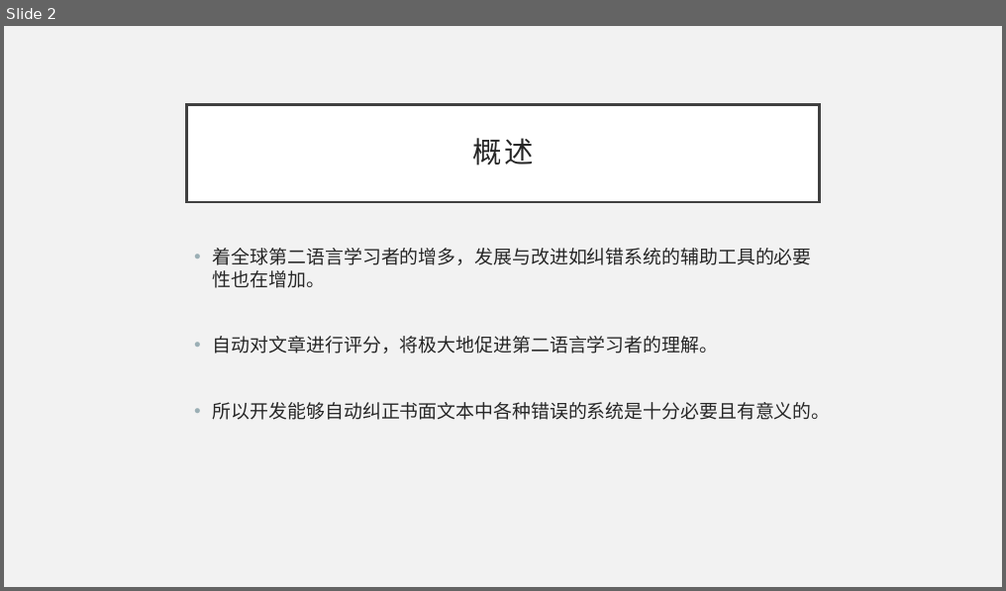
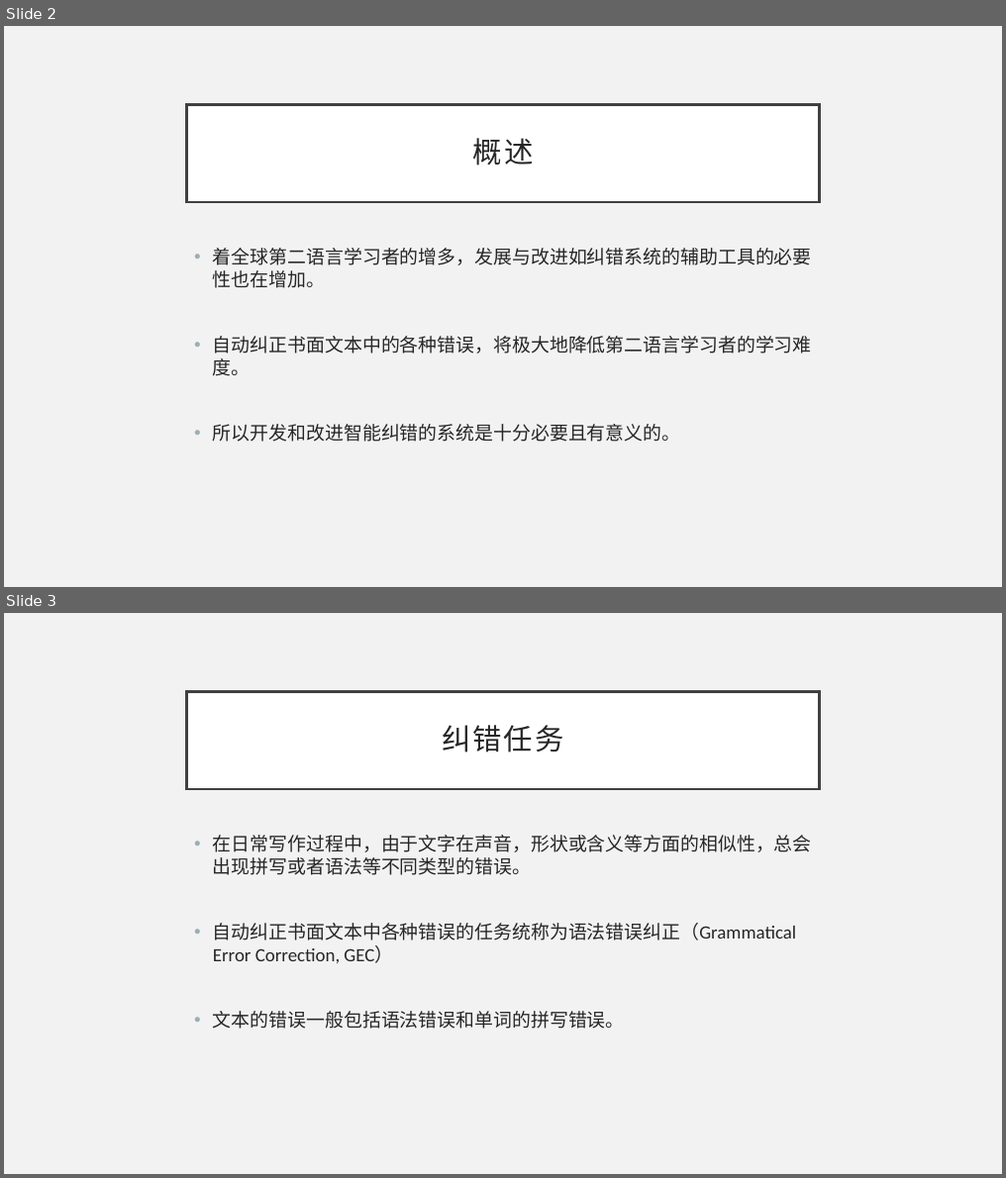
Before and after one commit to li-aolong/li-aolong.github.io, a slide deck: 北理东南研究院相关/报告-李英豪.pptx. Shown one above the other, each under a label of ours: slide 2 before the commit, slides 2 and 3 after it. The pictures are 1006x591 and 1006x1178 pixels, drawn with LibreOffice and Linux fonts; fonts in the diff are those of the drawing. Boxes give left, top, right and bottom in pixels: in the first picture for what was removed or moved away, otherwise in the second. Text is boxed around its words. In the diff, an @@ line names an element or a change of style, - is before the commit and + after.

```diff
--- a/北理东南研究院相关/报告-李英豪.pptx
+++ b/北理东南研究院相关/报告-李英豪.pptx
@@ slide 3 added at bbox=[4, 613, 1002, 1174], background #F2F2F2 @@
@@ title added at bbox=[187, 691, 819, 789], fill #FFFFFF, outline #404040 2.5 pt, 28 pt, text #262626 @@
+纠错任务
@@ text added at bbox=[213, 835, 812, 1029], 18 pt, text #262626 @@
+• 在日常写作过程中，由于文字在声音，形状或含义等方面的相似性，总会出现拼写或者语法等不同类型的错误。
+• 自动纠正书面文本中各种错误的任务统称为语法错误纠正（Grammatical Error Correction, GEC）
+• 文本的错误一般包括语法错误和单词的拼写错误。
@@ slide 2 changed as well @@
@@ text at bbox=[213, 336, 812, 442]: text changed @@
-• 自动对文章进行评分，将极大地促进第二语言学习者的理解。
-• 所以开发能够自动纠正书面文本中各种错误的系统是十分必要且有意义的。
+• 自动纠正书面文本中的各种错误，将极大地降低第二语言学习者的学习难度。
+• 所以开发和改进智能纠错的系统是十分必要且有意义的。
```
Also in this commit, not shown: 1 other slide changed, 11 other slides added, 1 slide removed.
